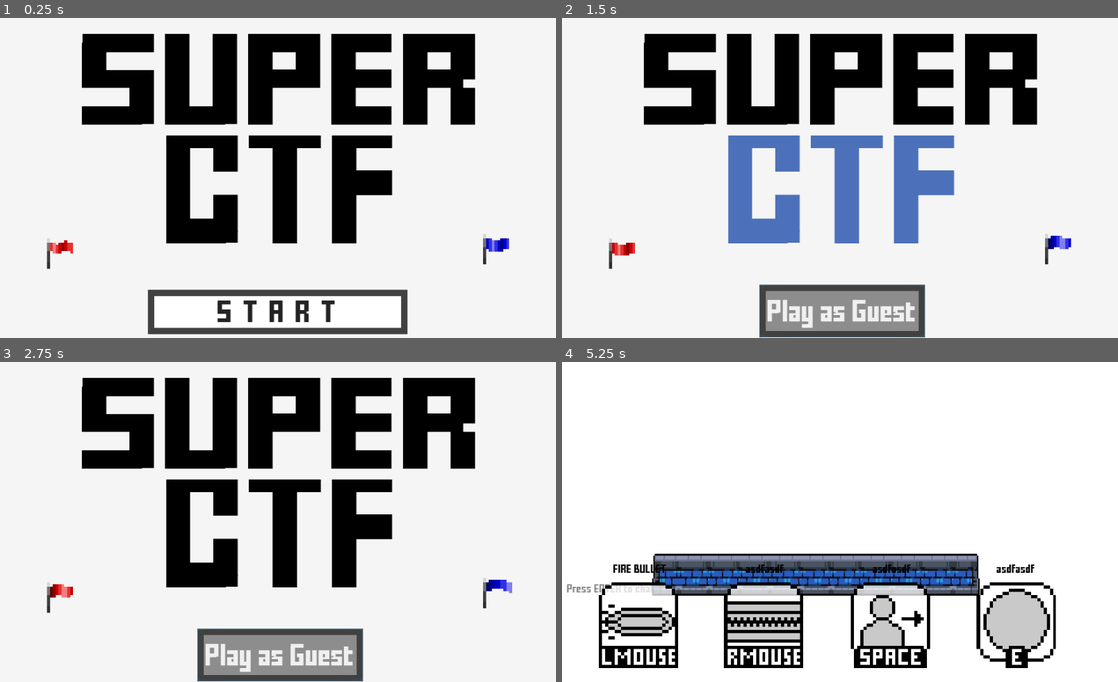
Above: before the commit, frames 1-4 (two rows, left to right).
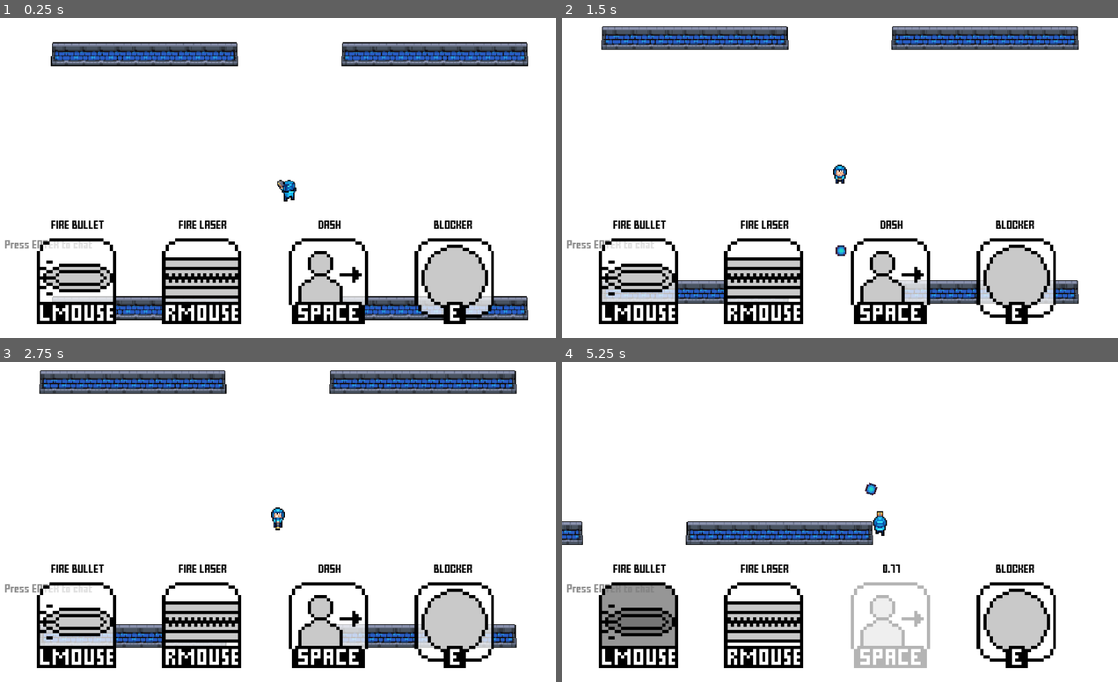
Above: after the commit, the same moments.

Repository: MarshallJDem/SuperCTF
Game: Godot game, scene res://TitleScreen.tscn
The game is run twice, just before and just after one commit, with the same random seed, the same clock (stepped at 60 frames per second) and the same inputs. Sound files missing from this copy of the repository are replaced by a short silence.
Inputs (mouse positions are in pixels of both pictures, inside the frame that each line leads up to):
- Up to frame 1 (0.25 s): no input
- Up to frame 2 (1.5 s): click (840, 312) at 0.5 s, where only the run before the commit has a clickable "START"; click (840, 312) at 1.25 s, where only the run before the commit has a clickable "Play as Guest"
- Up to frame 3 (2.75 s): click (278, 656) at 2 s, where only the run before the commit has a clickable "Play as Guest"
- Up to frame 4 (5.25 s): tap Enter at 2.75, 2.85 s; move the mouse to (962, 506) at 2.77 s; hold D 2.78-3.53 s; click (962, 506) at 2.92 s; tap Space at 3.02, 3.77, 5 s; move the mouse to (728, 538) at 3.52 s; hold S 3.53-4.25 s; tap 2 at 3.6 s; click (728, 538) at 3.67 s; click (656, 589) at 4.27 s; type "12" at 4.35 s; move the mouse to (895, 451) at 5.02 s; hold D from 5.03 s (still down); tap 3 at 5.1 s; click (895, 451) at 5.17 s

The runs differ from the first frame. In frame 1, 38% of the frame differs, in the area x 0-95%, y 4-99%; in frame 2, 39%, in the area x 0-93%, y 2-100%; in frame 3, 38%; in frame 4, 14%.
Error after the commit: Invalid get index '0' (on base: 'Dictionary'). (res://GameContent/LineEdit.gd:46)

Commit message:
Massive updates to player animation sprites

Diff:
--- a/GameContent/NetworkController.gd
+++ b/GameContent/NetworkController.gd
@@ -10,8 +10,6 @@
 var server = null;
 var client = null;
 
-var player_atlas_blue = preload("res://Assets/Player/running_top_B.png");
-var player_atlas_red = preload("res://Assets/Player/running_top_B.png");
 
 var round_is_ended = false;
 
@@ -232,10 +230,6 @@
 	player.team_id = players[id]["team_id"];
 	player.position = position;
 	player.start_pos = position;
-	if players[id]["team_id"] == 0:
-		player.get_node("Sprite_Top").set_texture(player_atlas_blue);
-	elif players[id]["team_id"] == 1:
-		player.get_node("Sprite_Top").set_texture(player_atlas_red);
 
 	get_tree().get_root().get_node("MainScene/Players").add_child(player);
 
--- a/GameContent/Player.gd
+++ b/GameContent/Player.gd
@@ -33,13 +33,26 @@
 var can_place_forcefield = true;
 var max_forcefield_distance = 5000;
 var remote_db_level = -10;
+# The position the player was in last frame
+var last_position = Vector2(0,0);
 
 
 var bullet_atlas_blue = preload("res://Assets/Weapons/bullet_b.png");
 var bullet_atlas_red = preload("res://Assets/Weapons/bullet_r.png");
 
+var running_top_atlas_blue = preload("res://Assets/Player/running_top_B.png");
+var running_top_atlas_red = preload("res://Assets/Player/running_top_B.png");
+
+var shooting_top_atlas_blue = preload("res://Assets/Player/shooting_top_B.png");
+var shooting_top_atlas_red = preload("res://Assets/Player/shooting_top_B.png");
+
+var idle_top_atlas_blue = preload("res://Assets/Player/idle_top_B.png");
+var idle_top_atlas_red = preload("res://Assets/Player/idle_top_B.png");
+
 func _ready():
 	camera_ref = $Center_Pivot/Camera;
+
+	last_position = position;
 
 	if Globals.testing:
 		activate_camera();
@@ -59,6 +72,8 @@
 	$Teleport_Timer.connect("timeout", self, "_teleport_timer_ended");
 	$Forcefield_Timer.connect("timeout", self, "_forcefield_timer_ended");
 	$Animation_Timer.connect("timeout", self, "_animation_timer_ended");
+	$Shoot_Animation_Timer.connect("timeout", self, "_shoot_animation_timer_ended");
+	$Shoot_Animation_Timer.wait_time = $Animation_Timer.wait_time * $Sprite_Top.vframes;
 	lerp_start_pos = position;
 	lerp_end_pos = position;
 
@@ -146,20 +161,29 @@
 
 	if is_network_master():
 		rpc_unreliable_id(1, "send_position", position, get_tree().get_network_unique_id());
-#
-	# Experimental
-#	if !is_network_master() and !get_tree().is_network_server():
-#		var pre_process_pos = position;
-#		if position == target_pos:
-#			position += last_velocity;
-#		else:
-#			if position.distance_to(target_pos) < 12:
-#				position = target_pos;
-#			else:
-#				var direction = position.direction_to(target_pos);
-#				position += direction * 12;
-#		print(position.distance_to(pre_process_pos));
-#
+
+	# Idle Animation
+	if last_position == position:
+		if team_id == 1:
+			$Sprite_Top.set_texture(idle_top_atlas_red);
+		else:
+			$Sprite_Top.set_texture(idle_top_atlas_blue);
+		$Sprite_Bottom.frame = $Sprite_Top.frame - (animation_set_frame * $Sprite_Top.hframes);
+	else:
+		if team_id == 1:
+			$Sprite_Top.set_texture(running_top_atlas_red);
+		else:
+			$Sprite_Top.set_texture(running_top_atlas_blue);
+		$Sprite_Bottom.frame = $Sprite_Top.frame;
+
+	# Shooting Animation (Overrides idleness)
+	if $Shoot_Animation_Timer.time_left > 0:
+		if team_id == 1:
+			$Sprite_Top.set_texture(shooting_top_atlas_red);
+		else:
+			$Sprite_Top.set_texture(shooting_top_atlas_blue);
+
+	last_position = position;
 
 remote func send_start_laser(direction, player_pos, frame):
 	if get_tree().is_network_server():# Only run if it's the server
@@ -250,6 +274,8 @@
 	var bullet_start = position + get_node("Bullet_Starts/" + String($Sprite_Top.frame % $Sprite_Top.hframes)).position;
 	var bullet = spawn_bullet(bullet_start, get_tree().get_network_unique_id(), direction, null);
 	camera_ref.shake();
+	$Shoot_Animation_Timer.start();
+	animation_set_frame = 0;
 	rpc_id(1, "send_bullet", bullet_start, get_tree().get_network_unique_id(), direction, bullet.name);
 
 # Spawns a bullet given various initializaiton parameters
@@ -362,8 +388,14 @@
 var animation_set_frame = 0;
 # Called when the animation timer fires
 func _animation_timer_ended():
-	#animation_set_frame += 1;
+	animation_set_frame += 1;
 	animation_set_frame = animation_set_frame % $Sprite_Top.vframes;
+
+func _shoot_animation_timer_ended():
+	if team_id == 1:
+		$Sprite_Top.set_texture(running_top_atlas_red);
+	else:
+		$Sprite_Top.set_texture(running_top_atlas_blue);
 
 # Gets the angle that a vector is making
 func get_vector_angle(dist):
--- a/GameContent/Player.tscn
+++ b/GameContent/Player.tscn
@@ -34,6 +34,7 @@
 hframes = 8
 
 [node name="Sprite_Bottom" type="Sprite" parent="."]
+position = Vector2( 0, -0.3 )
 scale = Vector2( 3.148, 3.148 )
 texture = ExtResource( 3 )
 vframes = 4
@@ -123,6 +124,9 @@
 wait_time = 0.08
 autostart = true
 
+[node name="Shoot_Animation_Timer" type="Timer" parent="."]
+one_shot = true
+
 [node name="CollisionShape2D" type="CollisionShape2D" parent="."]
 position = Vector2( -0.0261458, 31.547 )
 rotation = 1.5708
--- a/Globals.gd
+++ b/Globals.gd
@@ -24,7 +24,7 @@
 # Whether or not lasers should destroy bullets
 var lasers_destroy_bullets = true;
 # Whether to run in testing mode (for development uses)
-var testing = false;
+var testing = true;
 var forcefield_cooldown = 3;
 
 
--- a/TitleScreen.tscn
+++ b/TitleScreen.tscn
@@ -85,7 +85,7 @@
 position = Vector2( 20.7922, -30.4714 )
 scale = Vector2( 4.57399, 4.57399 )
 frames = SubResource( 1 )
-frame = 3
+frame = 1
 playing = true
 
 [node name="Red_Sprite" type="AnimatedSprite" parent="UI_Layer/Label/Flag2"]
@@ -93,7 +93,7 @@
 position = Vector2( 20.7922, -30.4714 )
 scale = Vector2( 4.57399, 4.57399 )
 frames = SubResource( 2 )
-frame = 3
+frame = 1
 playing = true
 
 [node name="Area2D" type="Area2D" parent="UI_Layer/Label/Flag2" groups=[
Binary file changed: Assets/Player/flag_top_B.png
Binary file changed: Assets/Player/idle_combined_B.png
Binary file added: Assets/Player/idle_top_B.png
Not shown, added: Assets/Player/idle_top_B.png.import
Binary file changed: Assets/Player/running_top_B.png
Binary file changed: Assets/Player/shooting_top_B.png
Binary file changed: Assets/Player/universal_bottom_B.png
Binary file changed: HTML5_Export/CTF.png
Not shown, changed: HTML5_Export/CTF.js
Not shown, changed: HTML5_Export/CTF.pck
Not shown, changed: HTML5_Export/CTF.wasm
